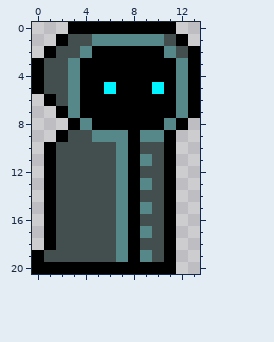
Pixel-art sprite -- public/assets/sprites/Zenith.png. The picture above was drawn from the file before the commit.
The file is 14x21 pixels.
The same view after the edit:
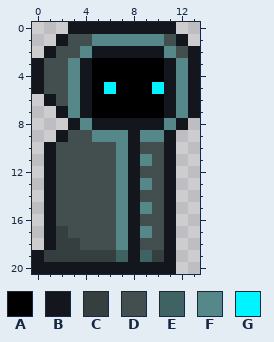
Palette (. is transparent): A #000000  B #13161c  C #363f40  D #434e4f  E #3f6263  F #568789  G #00f4ff
Changes in this commit:
Changed rows in their new state; - is an unchanged pixel.
first column x 0:
 0 ---BBBBBBBBB--
 1 --B---------B-
 2 -B---BBBBBB--B
 3 B---B------B-B
 4 B---B------B-B
 5 B---B------B-B
 6 -B--B------B-B
 7 --B-B------B-B
 8 ---B-BBBBBB-B-
 9 --B-----B--B--
10 -B------B--B--
11 -B------B--B--
12 -B------B--B--
13 -B------B--B--
14 -B------B--B--
15 -B------B--B--
16 -B------B--B--
17 -BC-----B--B--
18 -BCC----B--B--
19 BCCCCCCEBECB--
20 BBBBBBBBBBBB--
Boxes around the changes in both pictures, in picture pixels (x1, y1, x2, y2):
changed: (32, 22, 200, 274)
